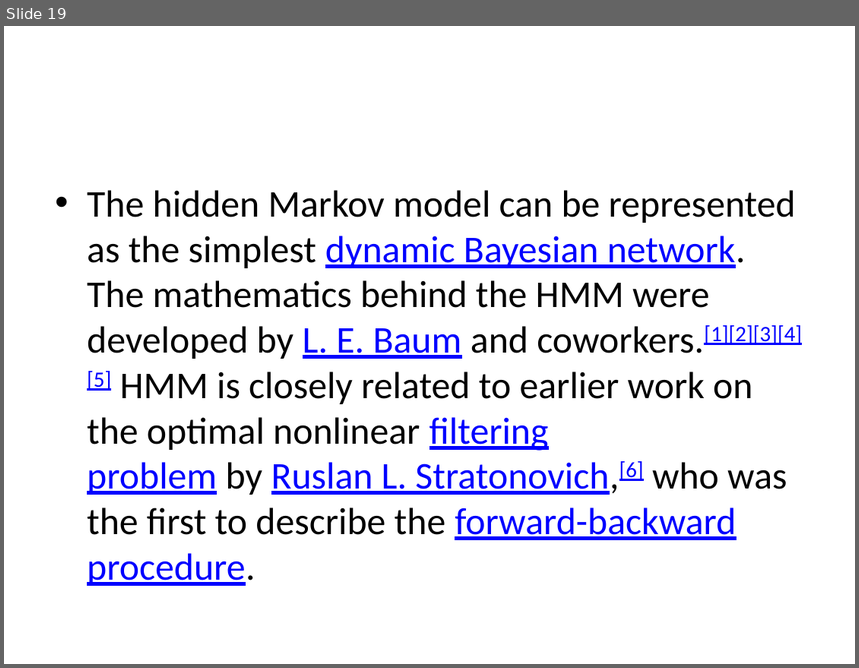
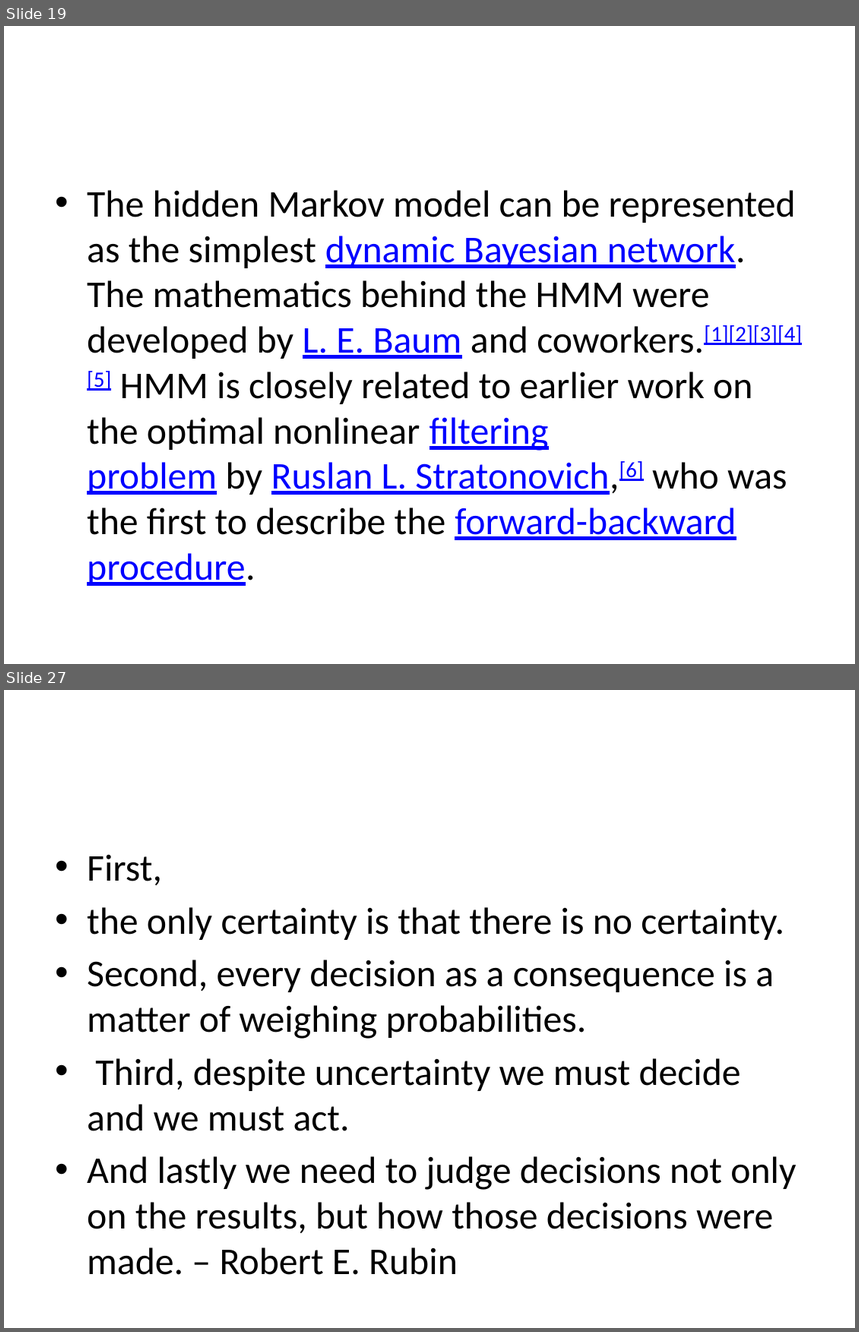
Before and after one commit to DSPavan/RClassNotes, a slide deck: Markov.pptx. Shown one above the other, each under a label of ours: slide 19 before the commit, slides 19 and 27 after it; the slides between them are not shown. The pictures are 859x668 and 859x1332 pixels, drawn with LibreOffice and Linux fonts; fonts in the diff are those of the drawing. Boxes give left, top, right and bottom in pixels: in the first picture for what was removed or moved away, otherwise in the second. Text is boxed around its words. In the diff, an @@ line names an element or a change of style, - is before the commit and + after.

```diff
--- a/Markov.pptx
+++ b/Markov.pptx
@@ slide 27 added at bbox=[4, 690, 855, 1328], background #FFFFFF @@
@@ text added at bbox=[87, 854, 796, 1275], 32 pt, text #000000 @@
+• First,
+• the only certainty is that there is no certainty.
+• Second, every decision as a consequence is a matter of weighing probabilities.
+• Third, despite uncertainty we must decide and we must act.
+• And lastly we need to judge decisions not only on the results, but how those decisions were made. – Robert E. Rubin
```
Also in this commit, not shown: 7 other slides added.
